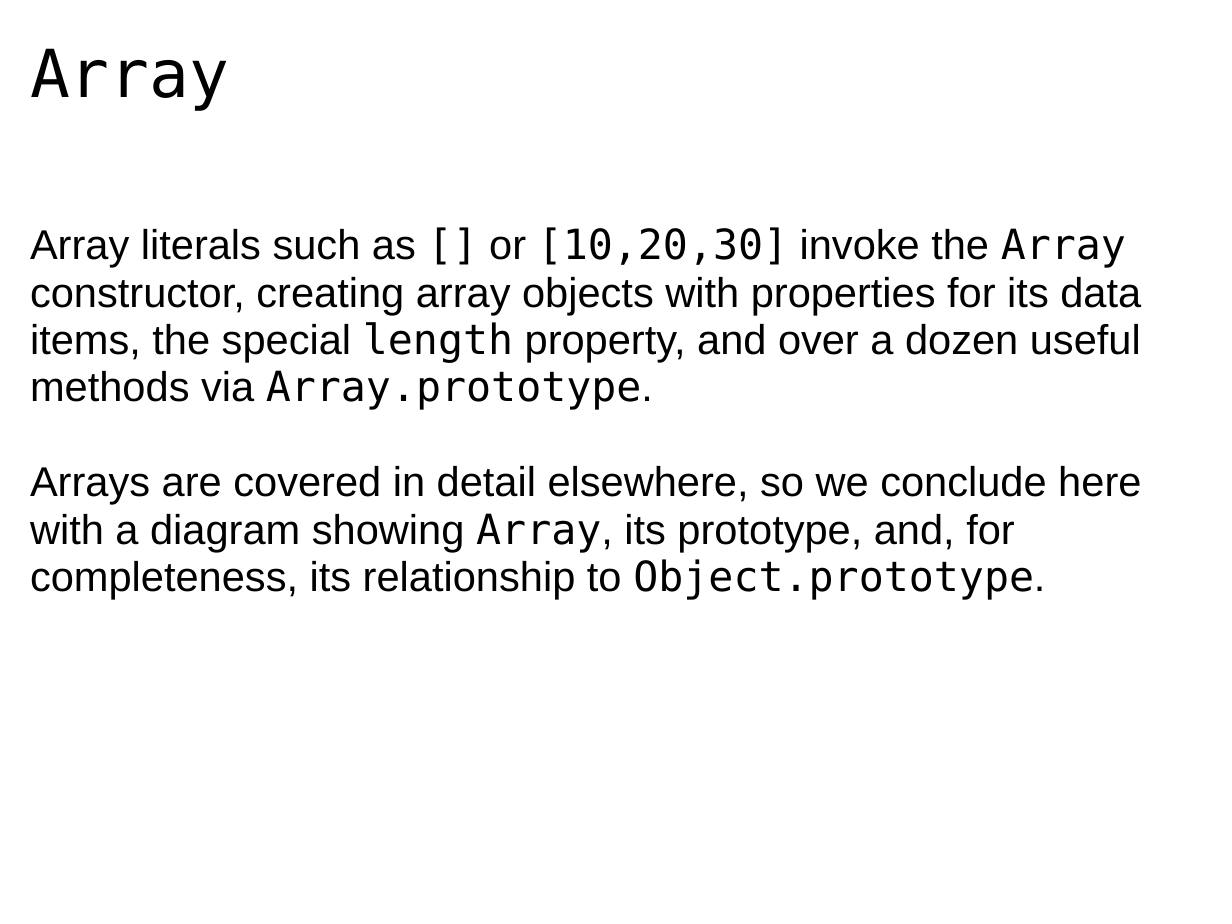
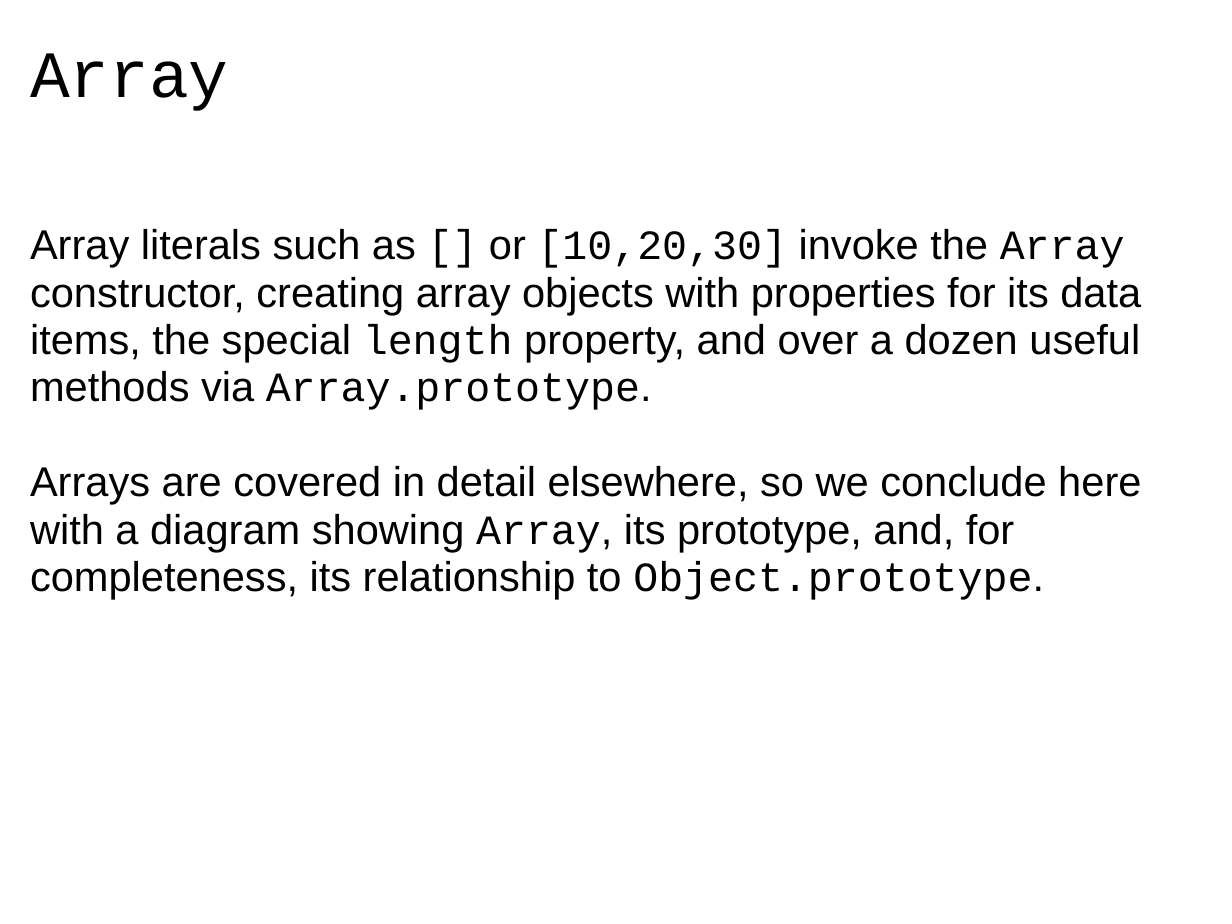
Before and after one commit to dondi/javascript-book, a slide deck: slide 48 of presentations/Chapter_7_Presentation.ppt. Drawn at 1232x924 pixels with LibreOffice and Linux fonts; fonts in the diff are those of the drawing; background and template pictures are left out. Boxes give left, top, right and bottom in pixels: in the first picture for what was removed or moved away, otherwise in the second. Text is boxed around its words. In the diff, an @@ line names an element or a change of style, - is before the commit and + after.

```diff
--- a/presentations/Chapter_7_Presentation.ppt
+++ b/presentations/Chapter_7_Presentation.ppt
@@ title "Array" at (30,53,229,111): font DejaVu Sans Mono to Courier New @@
@@ text "Array literals such as [] ..." at (30,229,1141,600): font DejaVu Sans Mono to Courier New in "[] [10,20,30] Array length Array.prototype.", "Array, Object.prototype." @@
```
Also in this commit, not shown: 7 other slides changed.
